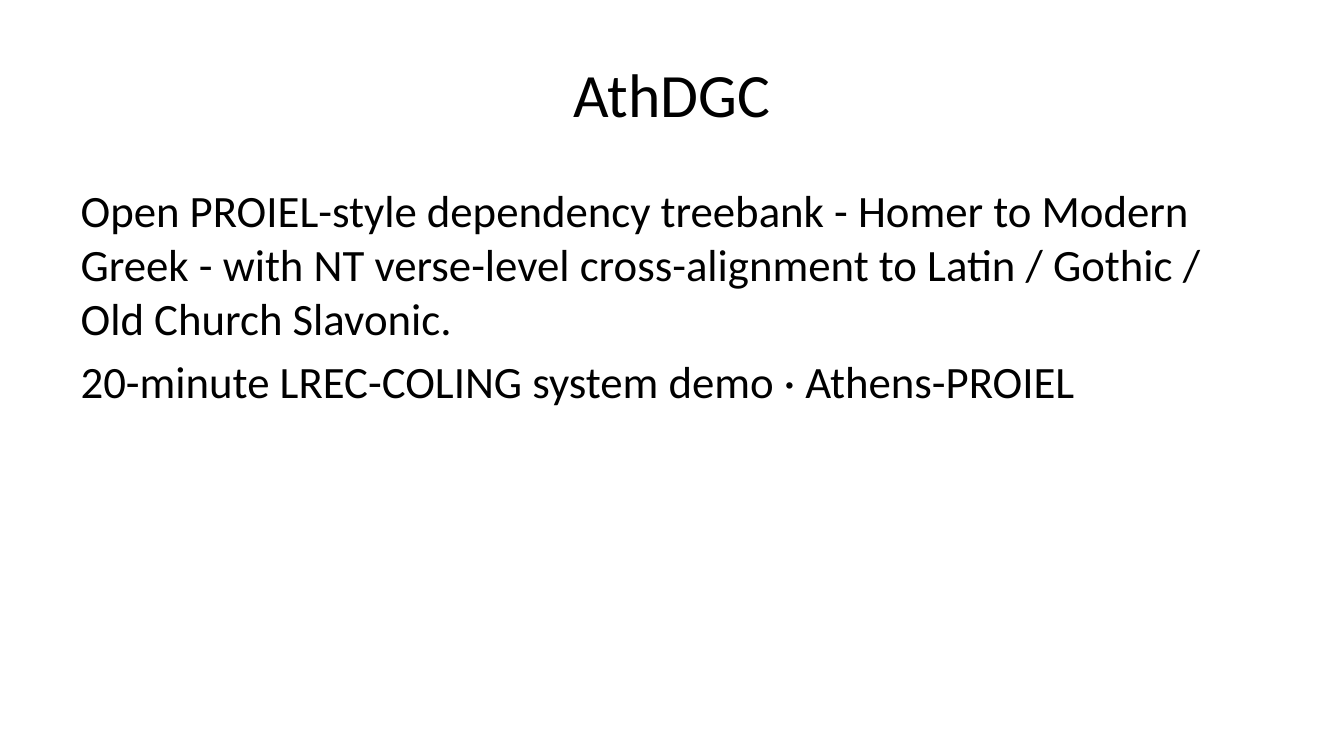
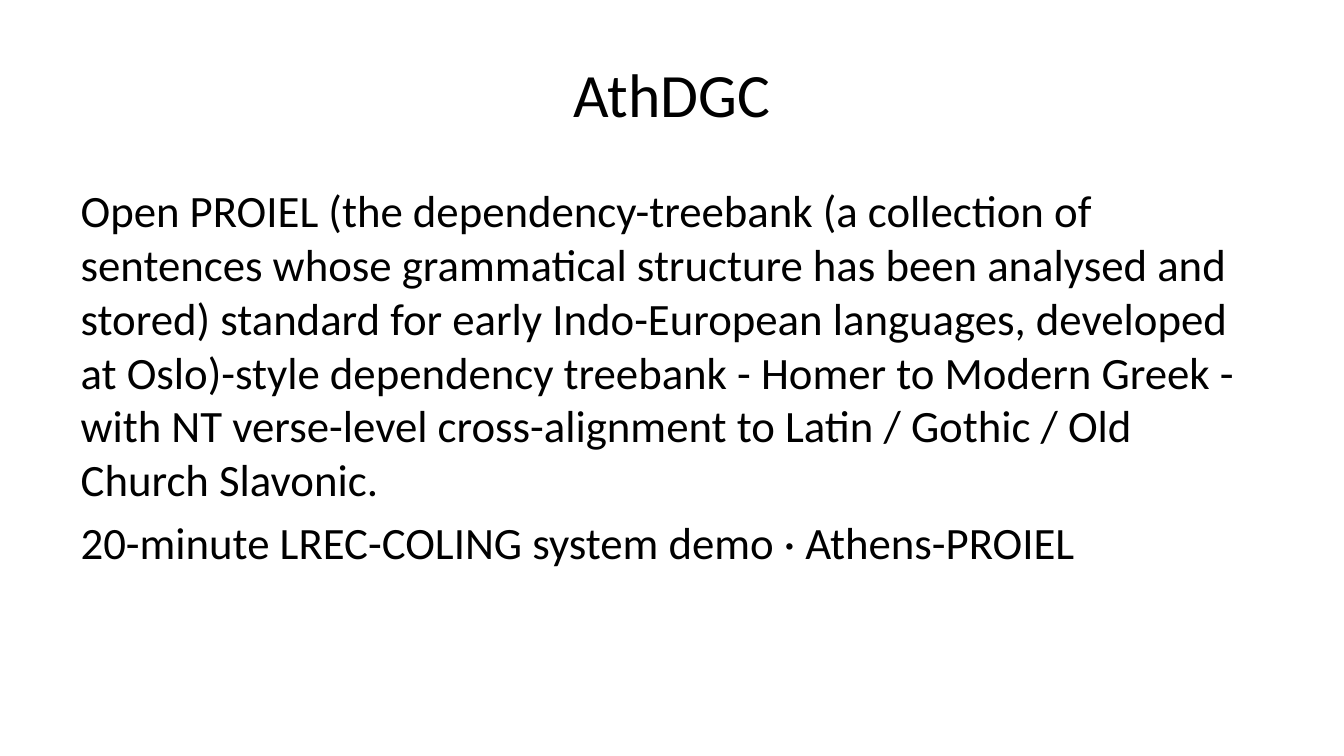
Before and after one commit to AthDGC/AthDGC.github.io, a slide deck: slide 2 of slides/lrec_demo.pptx. Drawn at 1344x756 pixels with LibreOffice and Linux fonts; fonts in the diff are those of the drawing. Boxes give left, top, right and bottom in pixels: in the first picture for what was removed or moved away, otherwise in the second. Text is boxed around its words. In the diff, an @@ line names an element or a change of style, - is before the commit and + after.

```diff
--- a/slides/lrec_demo.pptx
+++ b/slides/lrec_demo.pptx
@@ text at (81, 194, 1227, 497): text changed @@
-Open PROIEL-style dependency treebank - Homer to Modern Greek - with NT verse-level cross-alignment to Latin / Gothic / Old Church Slavonic.
+Open PROIEL (the dependency-treebank (a collection of sentences whose grammatical structure has been analysed and stored) standard for early Indo-European languages, developed at Oslo)-style dependency treebank - Homer to Modern Greek - with NT verse-level cross-alignment to Latin / Gothic / Old Church Slavonic.
```
Also in this commit, not shown: 7 other slides changed, 22 other files.
